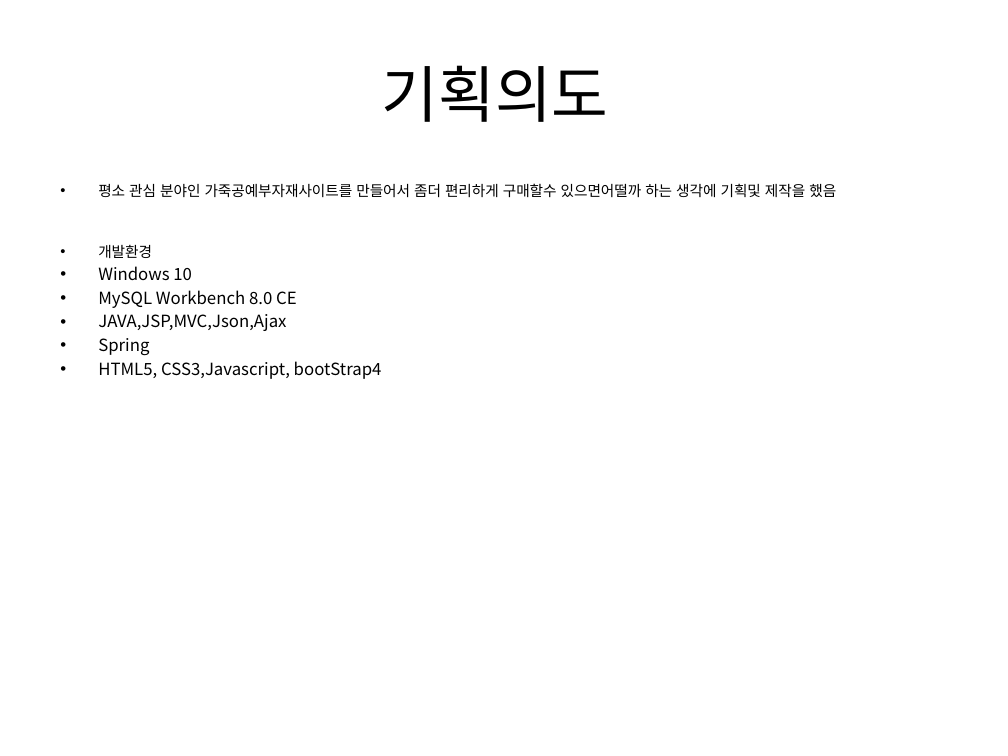
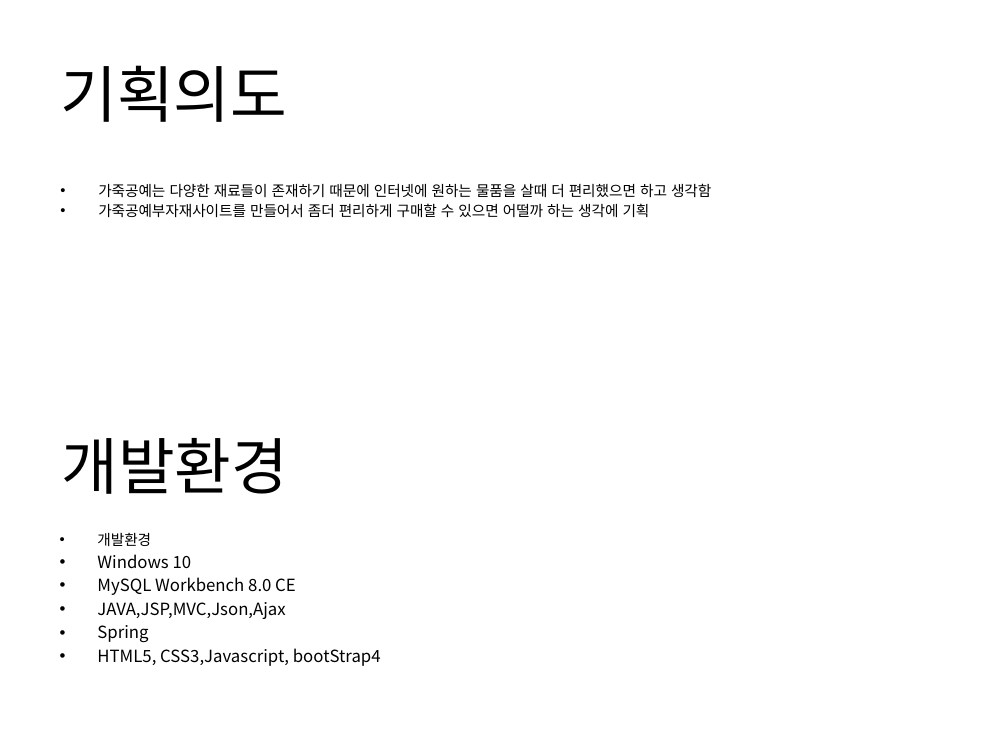
Before and after one commit to yeonjihyo/Leather, a slide deck: slide 3 of leather_last/JH Leather PPT.pptx. Drawn at 1008x756 pixels with LibreOffice and Linux fonts; fonts in the diff are those of the drawing. Boxes give left, top, right and bottom in pixels: in the first picture for what was removed or moved away, otherwise in the second. Text is boxed around its words. In the diff, an @@ line names an element or a change of style, - is before the commit and + after.

```diff
--- a/leather_last/JH Leather PPT.pptx
+++ b/leather_last/JH Leather PPT.pptx
@@ title "기획의도" at (x1=60, y1=65, x2=287, y2=122): alignment centre to left @@
@@ text at (x1=98, y1=183, x2=711, y2=217): text changed; size 12 to 10.5 pt @@
-• 평소 관심 분야인 가죽공예부자재사이트를 만들어서 좀더 편리하게 구매할수 있으면어떨까 하는 생각에 기획및 제작을 했음
-• 개발환경
-• Windows 10
-• MySQL Workbench 8.0 CE
-• JAVA,JSP,MVC,Json,Ajax
-• Spring
-• HTML5, CSS3,Javascript, bootStrap4
+• 가죽공예는 다양한 재료들이 존재하기 때문에 인터넷에 원하는 물품을 살때 더 편리했으면 하고 생각함
+• 가죽공예부자재사이트를 만들어서 좀더 편리하게 구매할 수 있으면 어떨까 하는 생각에 기획
@@ text added at (x1=62, y1=438, x2=289, y2=494), 44 pt, text #000000 @@
+개발환경
@@ text added at (x1=97, y1=533, x2=381, y2=666), 12 pt, text #000000 @@
+• 개발환경
+• Windows 10
+• MySQL Workbench 8.0 CE
+• JAVA,JSP,MVC,Json,Ajax
+• Spring
+• HTML5, CSS3,Javascript, bootStrap4
```
Also in this commit, not shown: 7 other slides changed, 1 slide removed.
